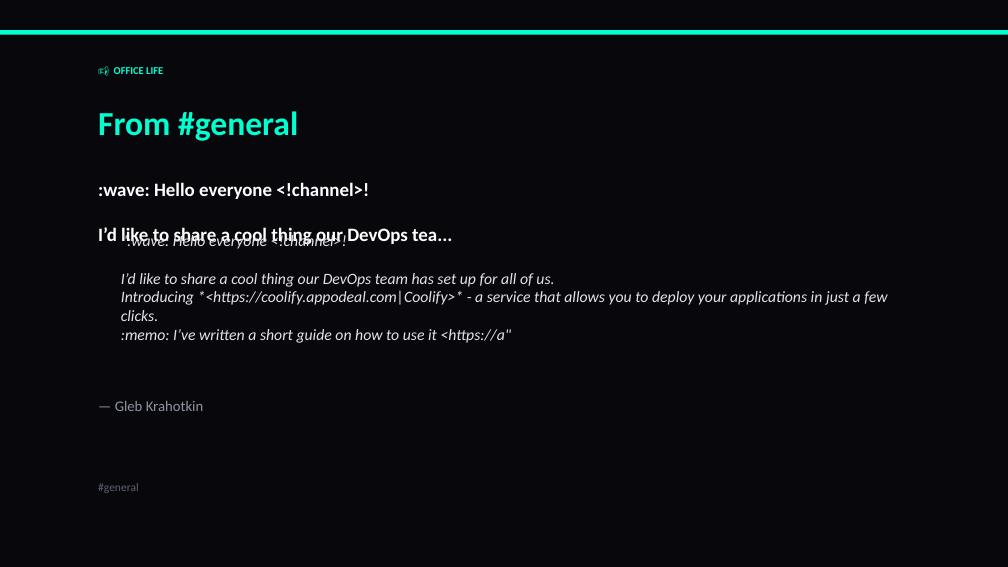
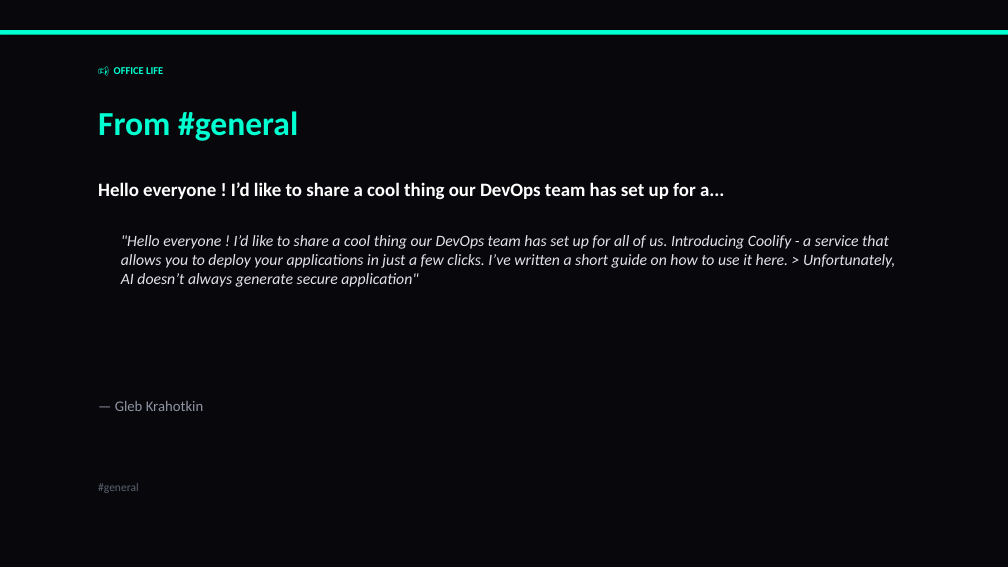
Before and after one commit to liliyagarifullina-maker/appodeal-pulse, a slide deck: slide 3 of data/archive/pulse_2026-03-13.pptx (slide 22 before the commit). Drawn at 1008x567 pixels with LibreOffice and Linux fonts; fonts in the diff are those of the drawing. Boxes give left, top, right and bottom in pixels: in the first picture for what was removed or moved away, otherwise in the second. Text is boxed around its words. In the diff, an @@ line names an element or a change of style, - is before the commit and + after.

```diff
--- a/data/archive/pulse_2026-03-13.pptx
+++ b/data/archive/pulse_2026-03-13.pptx
@@ text at (98, 182, 724, 199): text changed @@
-:wave: Hello everyone <!channel>!
-I’d like to share a cool thing our DevOps tea...
+Hello everyone ! I’d like to share a cool thing our DevOps team has set up for a...
@@ text at (121, 235, 895, 287): text changed @@
-":wave: Hello everyone <!channel>!
-I’d like to share a cool thing our DevOps team has set up for all of us.
-Introducing *<https://coolify.appodeal.com|Coolify>* - a service that allows you to deploy your applications in just a few clicks.
-:memo: I’ve written a short guide on how to use it <https://a"
+"Hello everyone ! I’d like to share a cool thing our DevOps team has set up for all of us. Introducing Coolify - a service that allows you to deploy your applications in just a few clicks. I’ve written a short guide on how to use it here. > Unfortunately, AI doesn’t always generate secure application"
```
Also in this commit, not shown: 1 other slide changed, 4 slides added, 21 slides removed, 1 other file.
